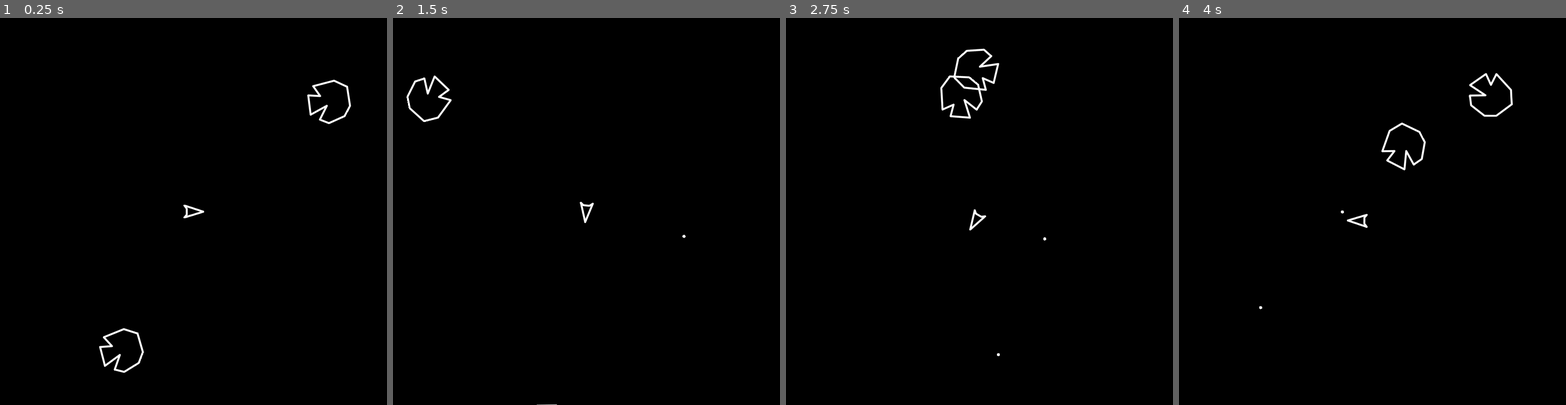
Above: before the commit, frames 1-4 (left to right).
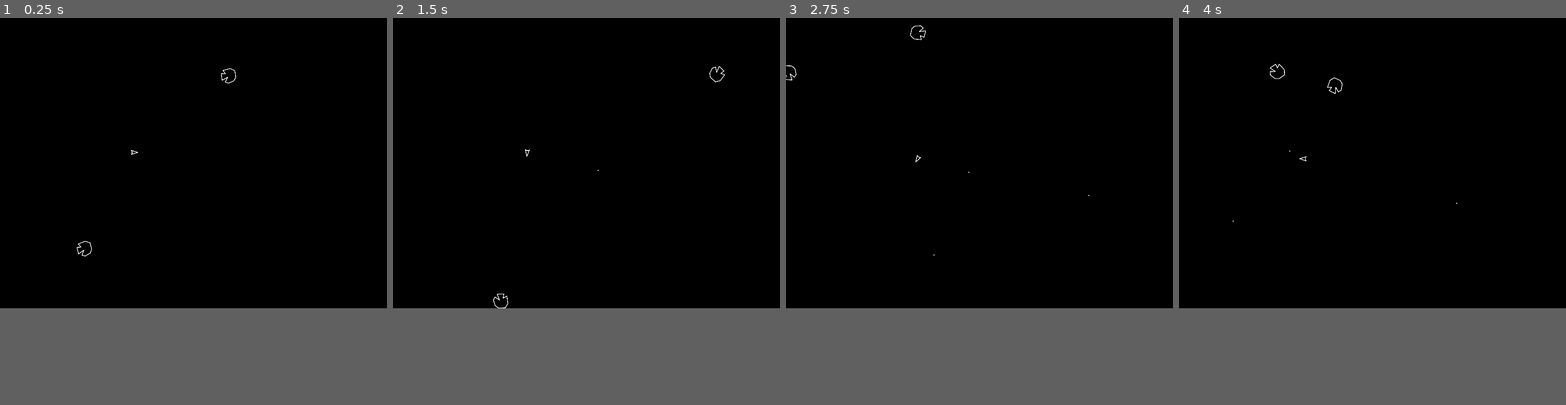
Above: after the commit, the same moments.

Repository: Synthian/godot-asteroids
Game: Godot game, scene res://main.tscn
Same seed, same stepped clock (60 frames per second), same inputs: the game is played once before the commit and once after it.
Inputs:
- Up to frame 1 (0.25 s): no input
- Up to frame 2 (1.5 s): hold D (move_right) 0.53-1.28 s; tap Space (shoot) at 0.6 s; hold A (move_left) from 1.28 s (still down); tap W (boost) at 1.35 s
- Up to frame 3 (2.75 s): tap Space (shoot) at 1.55, 2.1 s; release A (move_left) at 2.03 s; hold D (move_right) from 2.03 s (still down)
- Up to frame 4 (4 s): tap Space (shoot) at 2.85, 3.8 s; release D (move_right) at 3.53 s; hold A (move_left) from 3.53 s (still down); hold W (boost) from 3.53 s (still down)
The window is 800x800 before the commit and 800x600 after it. Grey fills any space a smaller window leaves; there, only what the larger window draws over its background counts as a difference.

The runs differ from the first frame. In frame 1, 0.7% of the frame differs, in the area x 19-91%, y 13-92%; in frame 2, 0.4%; in frame 3, 0.7%; in frame 4, 0.7%, in the area x 13-87%, y 11-76%.

Commit message:
Fix bullet spawn location, update sizes

Diff:
--- a/bullet.tscn
+++ b/bullet.tscn
@@ -8,6 +8,7 @@
 size = Vector2(8, 8)
 
 [node name="Bullet" type="Area2D"]
+scale = Vector2(0.5, 0.5)
 collision_layer = 4
 collision_mask = 0
 script = ExtResource("1_dlevu")
--- a/large_asteroid.tscn
+++ b/large_asteroid.tscn
@@ -9,6 +9,7 @@
 radius = 55.0
 
 [node name="LargeAsteroid" type="Area2D"]
+scale = Vector2(0.5, 0.5)
 collision_layer = 2
 collision_mask = 4
 script = ExtResource("1_0h5xy")
--- a/player.gd
+++ b/player.gd
@@ -21,7 +21,7 @@
 
 	if Input.is_action_just_pressed("shoot"):
 		var bullet: Bullet = bulletScene.instantiate()
-		bullet.position = position
+		bullet.position = $GunPosition.global_position
 		bullet.rotation = rotation
 		bullet.impartedVelocity = $VelocityComponent.linearVelocity
 		add_sibling(bullet)
--- a/player.tscn
+++ b/player.tscn
@@ -7,6 +7,7 @@
 [ext_resource type="Script" path="res://velocity_component.gd" id="4_mlbe4"]
 
 [node name="Player" type="Area2D"]
+scale = Vector2(0.5, 0.5)
 collision_mask = 2
 script = ExtResource("1_fxocp")
 bulletScene = ExtResource("2_uemqq")
@@ -26,4 +27,7 @@
 maxSpeed = 300.0
 acceleration = 300.0
 
+[node name="GunPosition" type="Marker2D" parent="."]
+position = Vector2(24, 0)
+
 [connection signal="area_entered" from="." to="." method="_on_area_entered"]
--- a/project.godot
+++ b/project.godot
@@ -21,8 +21,8 @@
 
 [display]
 
-window/size/viewport_width=1000
-window/size/viewport_height=1000
+window/size/viewport_width=1440
+window/size/viewport_height=1080
 window/stretch/mode="canvas_items"
 
 [input]
